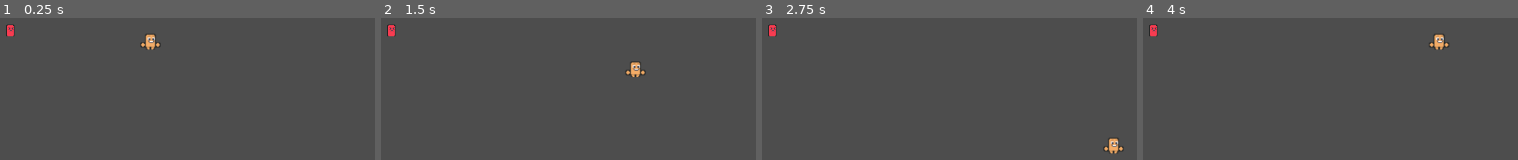
Above: before the commit, frames 1-4 (left to right).
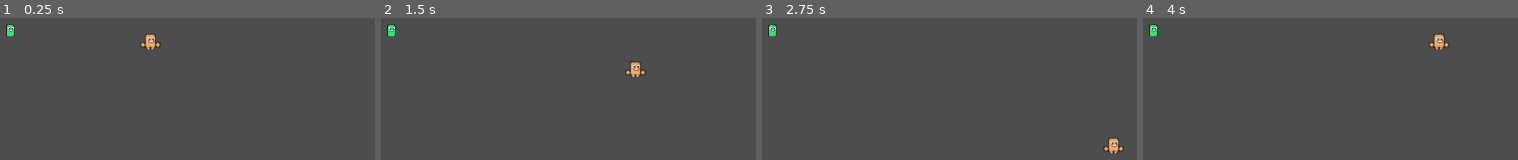
Above: after the commit, the same moments.

Repository: Aartwoo0/fgj24_laughgame
Game: Godot game, scene res://Scenes/main.tscn
Same seed, same stepped clock (60 frames per second), same inputs: the game is played once before the commit and once after it.
Inputs:
- Up to frame 1 (0.25 s): no input
- Up to frame 2 (1.5 s): tap Enter at 0.5 s; hold D (move_right) 0.53-1.28 s; hold S (move_down) from 1.28 s (still down)
- Up to frame 3 (2.75 s): tap Space at 2 s; release S (move_down) at 2.03 s; hold D (move_right) from 2.03 s (still down)
- Up to frame 4 (4 s): release D (move_right) at 2.78 s; hold W (move_up) 2.78-3.53 s; hold A (move_left) from 3.53 s (still down)

The runs differ from the first frame. In frame 1, 0.1% of the frame differs, in the area x 1-4%, y 4-14%; in frame 2, 0.1%; in frame 3, 0.1%; in frame 4, 0.1%.

Commit message:
Added happy enemy

Diff:
--- a/Scenes/Components/enemy.tscn
+++ b/Scenes/Components/enemy.tscn
@@ -1,6 +1,7 @@
-[gd_scene load_steps=8 format=3 uid="uid://bwa6h1jwoci3e"]
+[gd_scene load_steps=14 format=3 uid="uid://bwa6h1jwoci3e"]
 
 [ext_resource type="Texture2D" uid="uid://bfuqrmlgh563q" path="res://Assets/Sprites/Angryenemy.png" id="1_pw0wy"]
+[ext_resource type="Texture2D" uid="uid://ie6w1llx7x7w" path="res://Assets/Sprites/Happyenemy.png" id="2_65eik"]
 
 [sub_resource type="AtlasTexture" id="AtlasTexture_ycas4"]
 atlas = ExtResource("1_pw0wy")
@@ -42,6 +43,42 @@
 radius = 4.0
 height = 14.0
 
+[sub_resource type="AtlasTexture" id="AtlasTexture_f6yer"]
+atlas = ExtResource("2_65eik")
+region = Rect2(0, 0, 24, 24)
+
+[sub_resource type="AtlasTexture" id="AtlasTexture_xflwl"]
+atlas = ExtResource("2_65eik")
+region = Rect2(24, 0, 24, 24)
+
+[sub_resource type="AtlasTexture" id="AtlasTexture_6iba1"]
+atlas = ExtResource("2_65eik")
+region = Rect2(48, 0, 24, 24)
+
+[sub_resource type="AtlasTexture" id="AtlasTexture_mbidy"]
+atlas = ExtResource("2_65eik")
+region = Rect2(72, 0, 24, 24)
+
+[sub_resource type="SpriteFrames" id="SpriteFrames_sjhj3"]
+animations = [{
+"frames": [{
+"duration": 1.0,
+"texture": SubResource("AtlasTexture_f6yer")
+}, {
+"duration": 1.0,
+"texture": SubResource("AtlasTexture_xflwl")
+}, {
+"duration": 1.0,
+"texture": SubResource("AtlasTexture_6iba1")
+}, {
+"duration": 1.0,
+"texture": SubResource("AtlasTexture_mbidy")
+}],
+"loop": true,
+"name": &"default",
+"speed": 5.0
+}]
+
 [node name="Enemy" type="Area2D"]
 
 [node name="Angry" type="AnimatedSprite2D" parent="."]
@@ -51,3 +88,6 @@
 position = Vector2(0, 8)
 rotation = 4.71239
 shape = SubResource("CapsuleShape2D_w44jn")
+
+[node name="Happy" type="AnimatedSprite2D" parent="."]
+sprite_frames = SubResource("SpriteFrames_sjhj3")
